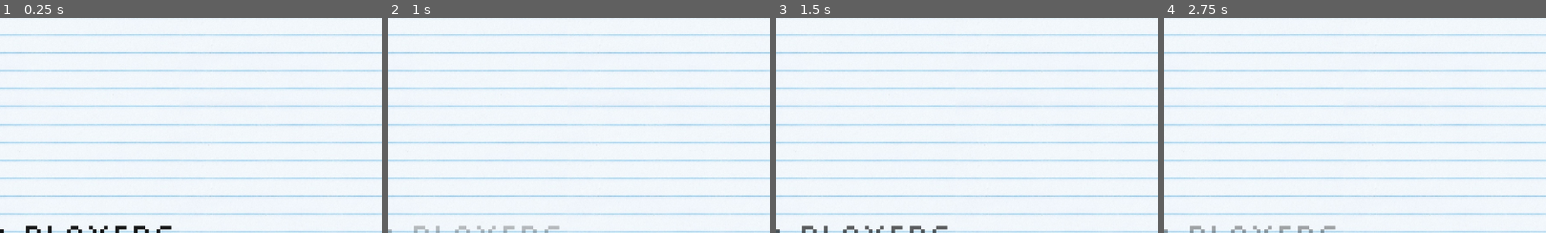
Above: before the commit, frames 1-4 (left to right).
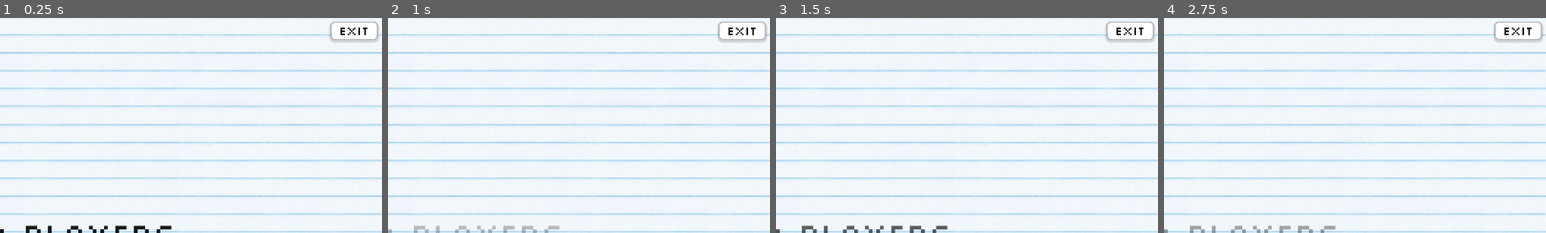
Above: after the commit, the same moments.

Repository: Neo-Ciber94/godot_tic_tac_toe
Game: Godot game, scene res://ui/scenes/online_game.tscn
The game is run twice, just before and just after one commit, with the same random seed, the same clock (stepped at 60 frames per second) and the same inputs. This scene is started directly instead of the project's main scene.
Inputs (mouse positions are % of the whole screen's width and height, from its top left):
- Up to frame 1 (0.25 s): no input
- Up to frame 2 (1 s): click (50, 50) at 0.67 s
- Up to frame 3 (1.5 s): move the mouse to (30, 55) at 1.27 s; click (30, 55) at 1.42 s
- Up to frame 4 (2.75 s): move the mouse to (60, 28) at 2.02 s; click (60, 28) at 2.17 s
The pictures show only the part of the screen within x 50-100%, y 0-50%; the shares and areas given below are measured in that part.

The runs differ from the first frame. In frame 1, 0.5% of the frame differs, in the area x 86-100%, y 1-12%; in frame 2, 0.5%; in frame 3, 0.5%; in frame 4, 0.5%.

Commit message:
minor changes

Diff:
--- a/core/match.gd
+++ b/core/match.gd
@@ -47,7 +47,7 @@
 	assert(_players.size() == 2, "expected 2 players to start the match");
 
 	if _status != MatchStatus.WAITING:
-		print("cannot start a match that its not waiting");
+		Logger.debug("cannot start a match that its not waiting");
 		return;
 
 	_status = MatchStatus.PLAYING;
@@ -69,7 +69,7 @@
 			_declare_winner(winner);
 			break;
 		else:
-			print("switch players")
+			Logger.debug("switch players")
 			_switch_players();
 
 func is_waiting() -> bool:
@@ -97,7 +97,7 @@
 	if _board[index] == Constants.EMPTY:
 		return true;
 
-	print("invalid move: ", {
+	Logger.debug("invalid move: ", {
 		index = index,
 		player = _players[_current_player],
 		current_player = _current_player
@@ -116,9 +116,9 @@
 	player.next_move(_board.duplicate())
 
 	if index.value == -1:
-		print("waiting for play: ", { player = player, current_player = _current_player });
+		Logger.debug("waiting for play: ", { player = player, current_player = _current_player });
 		await on_waiting;
-		print("wait done: ", player)
+		Logger.debug("wait done: ", player)
 
 	return index.value;
 
--- a/core/players/cpu_player.gd
+++ b/core/players/cpu_player.gd
@@ -18,11 +18,11 @@
 	_opp_player = opp_player;
 
 func next_move(game_state: Array[String]):
-	print("waiting for cpu move")
+	Logger.debug("waiting for cpu move")
 	await get_tree().create_timer(0.5).timeout
 
 	var index = _next_move(game_state);
-	print("cpu move to: ", index)
+	Logger.debug("cpu move to: ", index)
 	on_move.emit(index)
 
 func _next_move(board: Array[String]):
--- a/core/server.gd
+++ b/core/server.gd
@@ -36,11 +36,11 @@
 		MultiplayerInstance.create_client()
 
 func _on_player_connected(player_peer: PlayerPeer):
-	print("_on_player_connected: ", { player_peer = player_peer })
+	Logger.debug("_on_player_connected: ", { player_peer = player_peer })
 	_online_players[player_peer.peer_id] = player_peer;
 
 func _on_player_disconnected(player_peer: PlayerPeer):
-	print("_on_player_disconnected: ", { player_peer = player_peer })
+	Logger.debug("_on_player_disconnected: ", { player_peer = player_peer })
 	_online_players.erase(player_peer.peer_id)
 
 	# remove the match this player was on if any
@@ -57,10 +57,10 @@
 		return;
 
 	var remote_peer_id = multiplayer.get_remote_sender_id();
-	print("player joined to game: ", { remote_peer_id = remote_peer_id });
+	Logger.debug("player joined to game: ", { remote_peer_id = remote_peer_id });
 
 	if not _online_players.has(remote_peer_id):
-		print("player was not connected: ", { remote_peer_id = remote_peer_id });
+		Logger.debug("player was not connected: ", { remote_peer_id = remote_peer_id });
 		return;
 
 	var player_peer: PlayerPeer = _online_players.get(remote_peer_id);
@@ -82,7 +82,7 @@
 
 @rpc("authority", "call_remote", "reliable")
 func _notify_game_match_terminated(reason: TerminationReason):
-	print("_notify_game_match_terminated")
+	Logger.debug("_notify_game_match_terminated")
 	on_game_match_terminated.emit(reason)
 
 func _server_check_can_start_match():
@@ -111,7 +111,7 @@
 	game_match.on_game_over.connect(func(winner): _server_on_game_over(peer_ids, winner))
 
 	# start
-	print("starting match: ", { p1 = p1, p2 = p2 });
+	Logger.debug("starting match: ", { p1 = p1, p2 = p2 });
 	_server_sync_game_state(p1.peer_id, p2.peer_id);
 	game_match.start_match()
 
@@ -127,7 +127,7 @@
 	_server_outgoing_matches.set(peer_2, online_match);
 
 func _server_on_game_start(players: Dictionary[String, Player], current_player: String):
-	print("_server_on_game_start")
+	Logger.debug("_server_on_game_start")
 	var server_players: Dictionary[String, int] = {};
 
 	for player_value in players:
@@ -140,7 +140,7 @@
 
 @rpc("authority", "call_remote", "reliable")
 func _notify_on_game_start(server_players: Dictionary[String, int], my_player: String, current_player: String):
-	print("_notify_on_game_start: ", { my_peer_id = MultiplayerInstance.get_my_peer_id() })
+	Logger.debug("_notify_on_game_start: ", { my_peer_id = MultiplayerInstance.get_my_peer_id() })
 	var players : Dictionary[String, Player] = {};
 
 	for player_value in server_players:
@@ -174,7 +174,7 @@
 	on_switch_turns.emit(ServerPlayer.new(player_peer_id), value);
 
 func _server_on_player_move(player: Player, value: String, index: int):
-	print("_server_on_player_move")
+	Logger.debug("_server_on_player_move")
 	var server_player = player as ServerPlayer;
 	var online_match: OnlineMatch = _server_outgoing_matches.get(server_player.peer_id);
 
@@ -220,19 +220,19 @@
 	if not multiplayer.is_server():
 		return;
 
-	print("request_move: ", index);
+	Logger.debug("request_move: ", index);
 	var remote_peer_id = multiplayer.get_remote_sender_id();
 	var online_match: OnlineMatch = _server_outgoing_matches.get(remote_peer_id);
 
 	if online_match == null:
-		print("online match was not found: ", { remote_peer_id = remote_peer_id });
+		Logger.debug("online match was not found: ", { remote_peer_id = remote_peer_id });
 		return;
 
 	var game_match = online_match.game_match;
 	var player: ServerPlayer = game_match.get_turn_player();
 
 	if player.peer_id != remote_peer_id:
-		print("not your turn: ", {
+		Logger.debug("not your turn: ", {
 			remote_peer_id = remote_peer_id,
 			turn_player = player
 		})
@@ -250,7 +250,7 @@
 	var game_match = online_match.game_match;
 
 	if not game_match.is_finished():
-		print("cannot restart game, is not finished");
+		Logger.debug("cannot restart game, is not finished");
 		return;
 
 	game_match.reset_board();
--- /dev/null
+++ b/scripts/logger.gd
@@ -0,0 +1,94 @@
+class_name Logger;
+extends Node
+
+enum LogLevel {
+	DEBUG,
+	INFO,
+	WARN,
+	ERROR
+}
+
+const FORMATS = {
+	DEFAULT = "{timestamp} [{level}] ",
+	SIMPLE = "[{level}] "
+}
+
+static var min_level: LogLevel = LogLevel.DEBUG;
+static var enabled = true;
+static var log_format_string = FORMATS.DEFAULT;
+static var colored = true;
+static var use_push_error = false;
+static var use_push_warning = false;
+
+static func debug(message: Variant, additional: Variant = null) -> void:
+	_log(LogLevel.DEBUG, message, additional)
+
+static func info(message: Variant, additional: Variant = null) -> void:
+	_log(LogLevel.INFO, message, additional)
+
+static func warn(message: Variant, additional: Variant = null) -> void:
+	_log(LogLevel.WARN, message, additional)
+
+static func error(message: Variant, additional: Variant = null) -> void:
+	_log(LogLevel.ERROR, message, additional)
+
+static func _log(level: LogLevel, message: Variant, additional: Variant = null) -> void:
+	if enabled == false || level < min_level:
+		return;
+
+	var leading = log_format_string.format({
+		timestamp = Time.get_datetime_string_from_system(true),
+		level = _get_log_level_str(level).rpad(5),
+	})
+
+	var args = [leading, message]
+
+	if additional != null:
+		args.push_back(additional)
+
+	var log_function = _get_log_function(level);
+
+	if log_function.can_color:
+		var color = _get_log_level_color(level);
+		args.push_front("[color=%s]" % color.to_html());
+		args.push_back("[/color]");
+
+	log_function.print.callv(args)
+
+
+static func _get_log_function(level: LogLevel) -> Dictionary:
+	if use_push_error && level == LogLevel.ERROR:
+		return { print = push_error, can_color = false };
+	elif use_push_warning && level == LogLevel.WARN:
+		return { print = push_warning, can_color = false }
+	else:
+		if colored:
+			return { print = print_rich, can_color = true }
+		else:
+			return { print = print, can_color = true }
+
+static func _get_log_level_color(level: LogLevel) -> Color:
+	match level:
+		LogLevel.DEBUG:
+			return Color.GRAY;
+		LogLevel.INFO:
+			return Color.CYAN;
+		LogLevel.WARN:
+			return Color.YELLOW;
+		LogLevel.ERROR:
+			return Color.RED;
+		_:
+			return Color.WHITE;
+
+static func _get_log_level_str(level: LogLevel) -> String:
+	match level:
+		LogLevel.DEBUG:
+			return "DEBUG"
+		LogLevel.INFO:
+			return "INFO"
+		LogLevel.WARN:
+			return "WARN"
+		LogLevel.ERROR:
+			return "ERROR"
+		_:
+			return "NONE"
--- a/scripts/multiplayer.gd
+++ b/scripts/multiplayer.gd
@@ -35,10 +35,10 @@
 	var err = peer.create_server(port, max_clients);
 
 	if err:
-		print("failed to start server");
+		Logger.error("failed to start server");
 		return 0;
 
-	print("server started");
+	Logger.info("server started");
 	multiplayer.multiplayer_peer = peer;
 
 	var peer_id = peer.get_unique_id();
@@ -54,12 +54,12 @@
 	var err = peer.create_client(host, port);
 
 	if err:
-		print("failed to connect to server");
+		Logger.error("failed to connect to server");
 		return 0;
 
-	print("client connected to server");
 	multiplayer.multiplayer_peer = peer;
 	var peer_id = peer.get_unique_id()
+	Logger.info("client connected to server: ", { peer_id = peer_id});
 
 	_my_peer_id = peer_id;
 	return peer_id;
@@ -68,14 +68,14 @@
 	return _connected_players.duplicate()
 
 func _register_player(peer_id: int):
-	print("_register_player: ", { peer_id = peer_id });
+	Logger.debug("_register_player: ", { peer_id = peer_id });
 	var player = PlayerPeer.new(peer_id);
 	_connected_players[peer_id] = player;
 
 	on_player_connected.emit(player);
 
 func _remove_player(peer_id: int):
-	print("_remove_player: ", { peer_id = peer_id });
+	Logger.debug("_remove_player: ", { peer_id = peer_id });
 	var player_to_remove = _connected_players.get(peer_id)
 	_connected_players.erase(peer_id);
 
@@ -83,29 +83,29 @@
 		on_player_disconnected.emit(player_to_remove)
 
 func _on_peer_connected(peer_id: int):
-	print("_on_peer_connected: ", { peer_id = peer_id })
+	Logger.debug("_on_peer_connected: ", { peer_id = peer_id })
 	if peer_id == SERVER_ID:
 		return;
 
 	_register_player(peer_id)
 
 func _on_peer_disconnected(peer_id: int):
-	print("_on_peer_disconnected")
+	Logger.debug("_on_peer_disconnected")
 	_remove_player(peer_id)
 
 func _on_connected_to_server():
 	var peer_id = multiplayer.get_unique_id()
-	print("_on_connected_to_server, peer_id: ", { peer_id = peer_id })
+	Logger.debug("_on_connected_to_server, peer_id: ", { peer_id = peer_id })
 	_register_player(peer_id)
 	on_connection_ok.emit();
 
 func _on_connection_failed():
-	print("_on_connection_failed")
+	Logger.debug("_on_connection_failed")
 	multiplayer.multiplayer_peer = null
 	on_connection_failed.emit();
 
 func _on_server_disconnected():
-	print("_on_server_disconnected")
+	Logger.debug("_on_server_disconnected")
 	multiplayer.multiplayer_peer = null
 	_connected_players.clear()
 	on_server_disconnected.emit();
--- a/ui/exit_button.gd
+++ b/ui/exit_button.gd
@@ -3,7 +3,7 @@
 
 signal on_exit();
 
-func _on_ready():
+func _ready():
 	pressed.connect(_on_exit);
 
 func _on_exit():
--- a/ui/exit_button.tscn
+++ b/ui/exit_button.tscn
@@ -1,9 +1,10 @@
-[gd_scene load_steps=5 format=3 uid="uid://b3ip1iq14gssr"]
+[gd_scene load_steps=6 format=3 uid="uid://b3ip1iq14gssr"]
 
 [ext_resource type="FontFile" uid="uid://dy04l2c31hyma" path="res://art/fonts/Silkscreen-Regular.ttf" id="1_oaa6a"]
 [ext_resource type="StyleBox" uid="uid://u2kfkut6slb0" path="res://art/styles/button_normal.tres" id="2_o7j4s"]
 [ext_resource type="StyleBox" uid="uid://c0vg1hr1pgc2r" path="res://art/styles/button_disabled.tres" id="3_1y54w"]
 [ext_resource type="StyleBox" uid="uid://inq4sf0eei6u" path="res://art/styles/button_hover.tres" id="4_2ut63"]
+[ext_resource type="Script" uid="uid://b8tkbg60gbvia" path="res://ui/exit_button.gd" id="5_o7j4s"]
 
 [node name="ExitButton" type="Button"]
 anchors_preset = 1
@@ -35,3 +36,4 @@
 theme_override_styles/normal_mirrored = ExtResource("2_o7j4s")
 theme_override_styles/normal = ExtResource("2_o7j4s")
 text = "Exit"
+script = ExtResource("5_o7j4s")
--- a/ui/scenes/local_game.gd
+++ b/ui/scenes/local_game.gd
@@ -24,14 +24,14 @@
 func _setup_players():
 	match mode:
 		Constants.GameMode.LOCAL:
-			print("starting local match: pvp")
+			Logger.debug("starting local match: pvp")
 			var values = Constants.PLAYER_DEFAULTS.keys().duplicate();
 			values.shuffle();
 
 			_players[values[0]] = HumanPlayer.new(_board);
 			_players[values[1]] = HumanPlayer.new(_board);
 		Constants.GameMode.CPU:
-			print("starting local match: pvc")
+			Logger.debug("starting local match: pvc")
 			var values = Constants.PLAYER_DEFAULTS.keys().duplicate();
 			values.shuffle();
 
@@ -69,7 +69,7 @@
 	return _game_match;
 
 func _on_player_move(player: Player, value: String, index: int):
-	print("_on_player_move: ", { player = player, value = value, index = index })
+	Logger.debug("_on_player_move: ", { player = player, value = value, index = index })
 
 	if not value in _players:
 		return;
@@ -124,7 +124,7 @@
 
 				if player is HumanPlayer:
 					_my_player = player_value;
-					print("_assign: ", { _my_player = _my_player, players = players })
+					Logger.debug("_assign: ", { _my_player = _my_player, players = players })
 					return;
 
 func _on_switch_player(player: Player, value: String):
--- a/ui/scenes/online_game.gd
+++ b/ui/scenes/online_game.gd
@@ -46,7 +46,7 @@
 	await _board.show_board(true)
 
 func _on_player_move(player: Player, value: String, index: int):
-	print("_on_player_move: ", { player = player, value = value, index = index, _my_peer_id = _my_peer_id })
+	Logger.debug("_on_player_move: ", { player = player, value = value, index = index, _my_peer_id = _my_peer_id })
 
 	if not value in _players:
 		return;
@@ -97,11 +97,11 @@
 		return;
 
 	if _my_player != _current_player:
-		print("not your turn")
+		Logger.debug("not your turn")
 		return;
 
 	if _has_value(index):
-		print("value already set")
+		Logger.debug("value already set")
 		return;
 
 	ServerInstance.request_move.rpc(index)
--- a/ui/scenes/online_game.tscn
+++ b/ui/scenes/online_game.tscn
@@ -7,7 +7,6 @@
 [ext_resource type="PackedScene" uid="uid://bxxdx3ieo2oag" path="res://ui/game_mode_label.tscn" id="4_5ktll"]
 [ext_resource type="Script" uid="uid://b8tkbg60gbvia" path="res://ui/exit_button.gd" id="4_nnyyo"]
 [ext_resource type="PackedScene" uid="uid://c5x01dexo3f2f" path="res://ui/message_display.tscn" id="5_mp2bn"]
-[ext_resource type="PackedScene" uid="uid://00niqossu4ex" path="res://ui/server_indicator.tscn" id="6_5ktll"]
 
 [node name="OnlineGame" type="Node"]
 script = ExtResource("1_3xpx7")
@@ -21,7 +20,5 @@
 [node name="MessageDisplay" parent="." instance=ExtResource("5_mp2bn")]
 visible = false
 
-[node name="ServerIndicator" parent="." instance=ExtResource("6_5ktll")]
-
 [node name="ExitButton" parent="." instance=ExtResource("3_cxq4h")]
 script = ExtResource("4_nnyyo")
Not shown, added: scripts/logger.gd.uid
Not shown: 1 places in ui/scenes/online_game.tscn that only renumber resources
